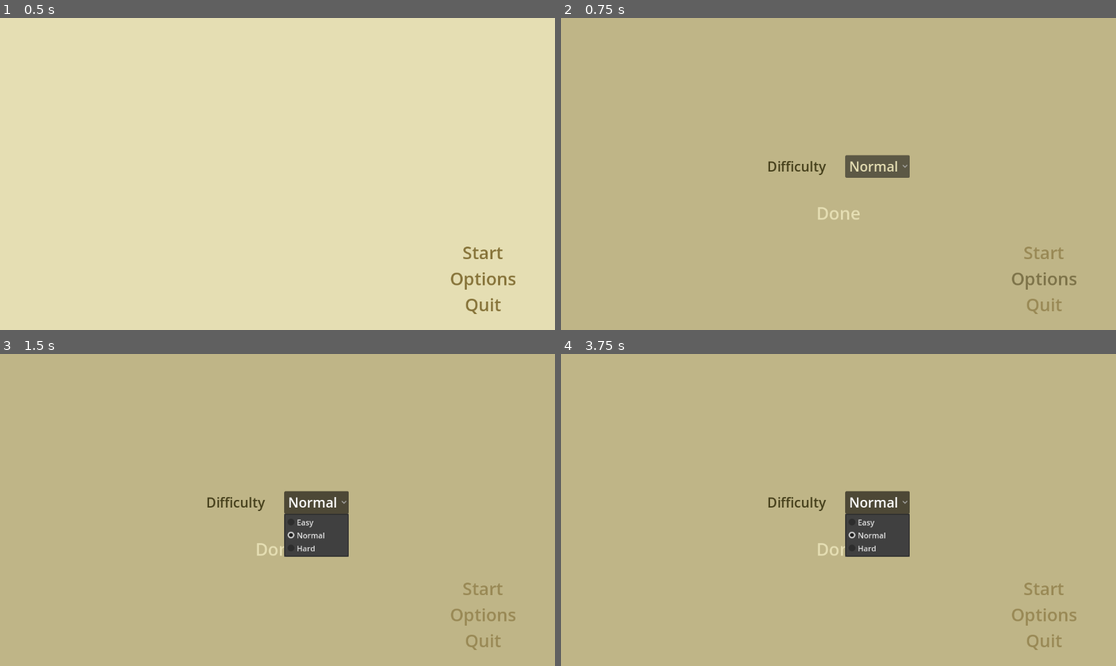
Above: before the commit, frames 1-4 (two rows, left to right).
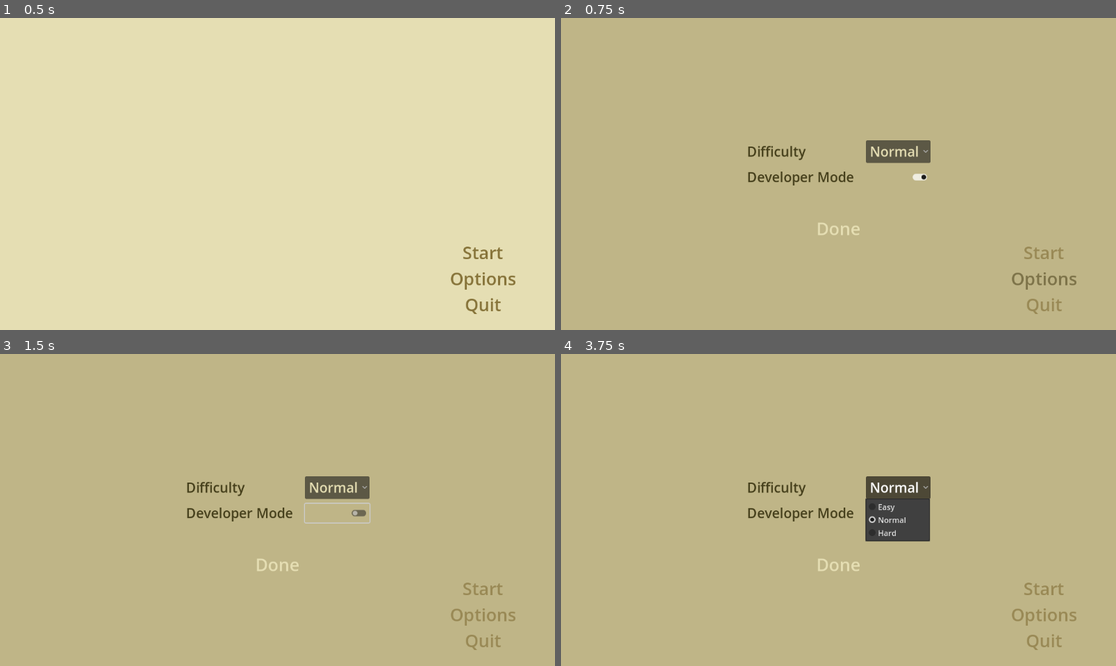
Above: after the commit, the same moments.

Repository: AnthonyDrow21/PSGameJam2024-2
Game: Godot game, scene res://Menus/MainMenu.tscn
Same seed, same stepped clock (60 frames per second), same inputs: the game is played once before the commit and once after it. Sound files missing from this copy of the repository are replaced by a short silence.
Inputs (mouse positions are in pixels of both pictures, inside the frame that each line leads up to):
- Up to frame 1 (0.5 s): no input
- Up to frame 2 (0.75 s): click "Options" at 0.5 s
- Up to frame 3 (1.5 s): click (338, 513) at 1.27 s
- Up to frame 4 (3.75 s): click "Start" at 2 s; click "Start" at 2.75 s; click "Normal" at 3.5 s

Frame 1 is identical in both runs. In frame 2, 2.1% of the frame differs, in the area x 33-67%, y 39-70%; in frame 3, 3.8%; in frame 4, 3.4%.

Commit message:
Add devmode
Added developer mode to options menu and game settings to be able to turn features on/off without changing code. Currently it is just used to disable light timer/game over code. We can expand this to change other behavior as well.

TODO: Remove before we ship the game. Don't want to leave in any hax ;)

Diff:
--- a/Globals/GameSettings.gd
+++ b/Globals/GameSettings.gd
@@ -3,6 +3,7 @@
 
 enum DIFFICULTY_LEVEL {Easy, Normal, Hard}
 var difficulty = DIFFICULTY_LEVEL.Normal
+var devModeOn = true
 
 # Called when the node enters the scene tree for the first time.
 func _ready():
--- a/Menus/OptionsMenu.gd
+++ b/Menus/OptionsMenu.gd
@@ -7,6 +7,9 @@
 	assert(GameSettings.difficulty >= 0)
 	assert(GameSettings.difficulty < difficultyButton.item_count)
 	difficultyButton.select(GameSettings.difficulty)
+
+	var devModeButton = find_child("developerModeButton") as CheckButton
+	devModeButton.button_pressed = GameSettings.devModeOn
 
 # Called when the node enters the scene tree for the first time.
 func _ready():
@@ -27,3 +30,7 @@
 	assert(index >= 0)
 	assert(index < GameSettings.DIFFICULTY_LEVEL.size())
 	GameSettings.difficulty = index
+
+
+func _on_developer_mode_button_toggled(toggled_on):
+	GameSettings.devModeOn = toggled_on
--- a/Menus/OptionsMenu.tscn
+++ b/Menus/OptionsMenu.tscn
@@ -47,19 +47,22 @@
 offset_bottom = 102.0
 grow_horizontal = 2
 grow_vertical = 2
+theme_override_constants/separation = 11
 
-[node name="HBoxContainer" type="HBoxContainer" parent="ColorRect/VBoxContainer"]
+[node name="GridContainer" type="GridContainer" parent="ColorRect/VBoxContainer"]
 layout_mode = 2
-theme_override_constants/separation = 40
+theme_override_constants/h_separation = 25
+theme_override_constants/v_separation = 10
+columns = 2
 
-[node name="Label" type="Label" parent="ColorRect/VBoxContainer/HBoxContainer"]
+[node name="Label" type="Label" parent="ColorRect/VBoxContainer/GridContainer"]
 layout_mode = 2
 theme_override_colors/font_color = Color(0.270588, 0.247059, 0.105882, 1)
 theme_override_font_sizes/font_size = 28
 text = "Difficulty
 "
 
-[node name="difficultyButton" type="OptionButton" parent="ColorRect/VBoxContainer/HBoxContainer"]
+[node name="difficultyButton" type="OptionButton" parent="ColorRect/VBoxContainer/GridContainer"]
 layout_mode = 2
 theme_override_colors/font_color = Color(0.898039, 0.870588, 0.701961, 1)
 theme_override_font_sizes/font_size = 28
@@ -72,6 +75,16 @@
 popup/item_1/id = 1
 popup/item_2/text = "Hard"
 popup/item_2/id = 2
+
+[node name="Label2" type="Label" parent="ColorRect/VBoxContainer/GridContainer"]
+layout_mode = 2
+theme_override_colors/font_color = Color(0.270588, 0.247059, 0.105882, 1)
+theme_override_font_sizes/font_size = 28
+text = "Developer Mode"
+
+[node name="developerModeButton" type="CheckButton" parent="ColorRect/VBoxContainer/GridContainer"]
+layout_mode = 2
+icon_alignment = 1
 
 [node name="HSeparator" type="HSeparator" parent="ColorRect/VBoxContainer"]
 custom_minimum_size = Vector2(0, 40)
@@ -93,5 +106,6 @@
 theme_override_styles/focus = SubResource("StyleBoxEmpty_83idq")
 text = "Done"
 
-[connection signal="item_selected" from="ColorRect/VBoxContainer/HBoxContainer/difficultyButton" to="." method="_on_difficulty_button_item_selected"]
+[connection signal="item_selected" from="ColorRect/VBoxContainer/GridContainer/difficultyButton" to="." method="_on_difficulty_button_item_selected"]
+[connection signal="toggled" from="ColorRect/VBoxContainer/GridContainer/developerModeButton" to="." method="_on_developer_mode_button_toggled"]
 [connection signal="pressed" from="ColorRect/VBoxContainer/backButton" to="." method="_on_back_button_pressed"]
--- a/PointLight2D.gd
+++ b/PointLight2D.gd
@@ -9,6 +9,10 @@
 var _timer : Timer
 
 func _ready():
+	# Do not run light timer if running in dev mode
+	if GameSettings.devModeOn:
+		return
+
 	if GameSettings.difficulty == GameSettings.DIFFICULTY_LEVEL.Easy:
 		max_time = 30.0
 	elif GameSettings.difficulty == GameSettings.DIFFICULTY_LEVEL.Normal:
@@ -25,8 +29,9 @@
 	_timer.connect("timeout", _on_timer_timeout)
 
 func _process(delta):
-	# Scale the size of the light source based on the remaining time
-	texture_scale = (_timer.time_left / max_time)
+	if _timer:
+		# Scale the size of the light source based on the remaining time
+		texture_scale = (_timer.time_left / max_time)
 
 
 func _on_timer_timeout():
